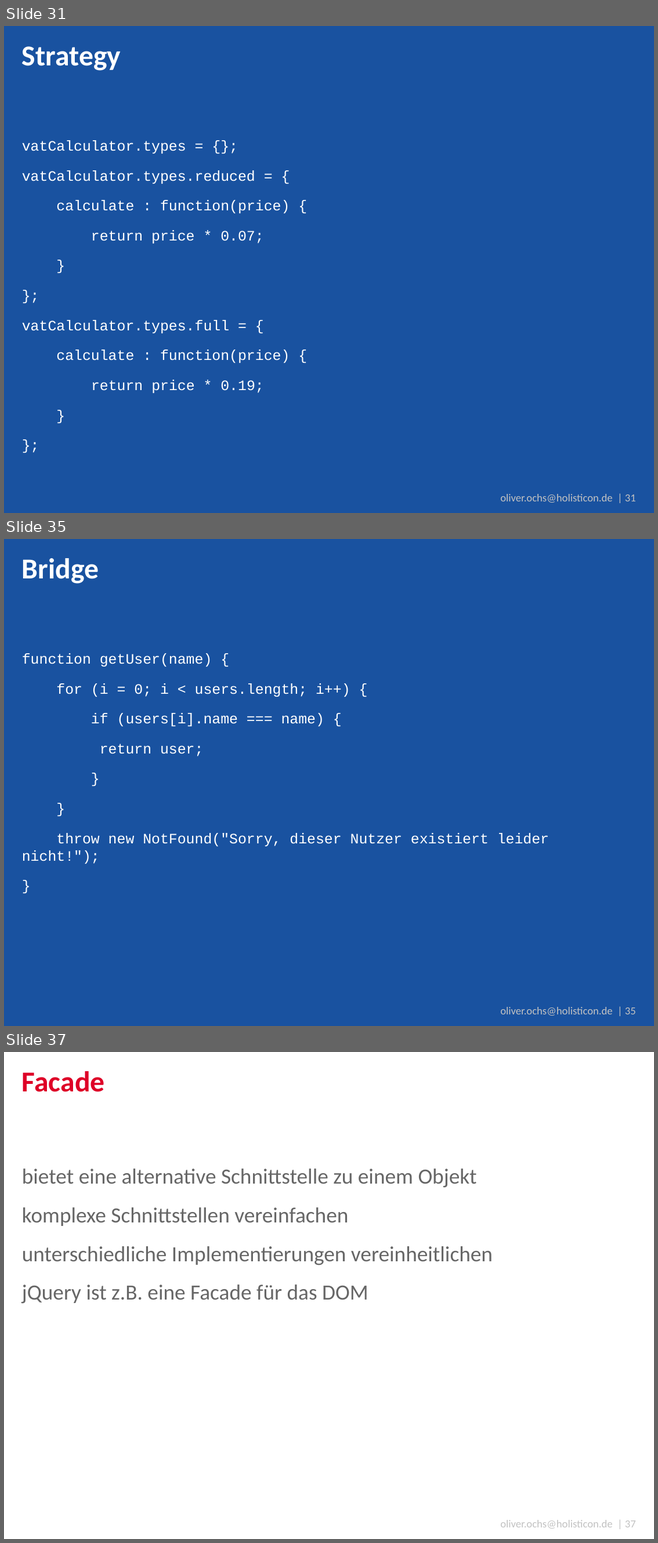
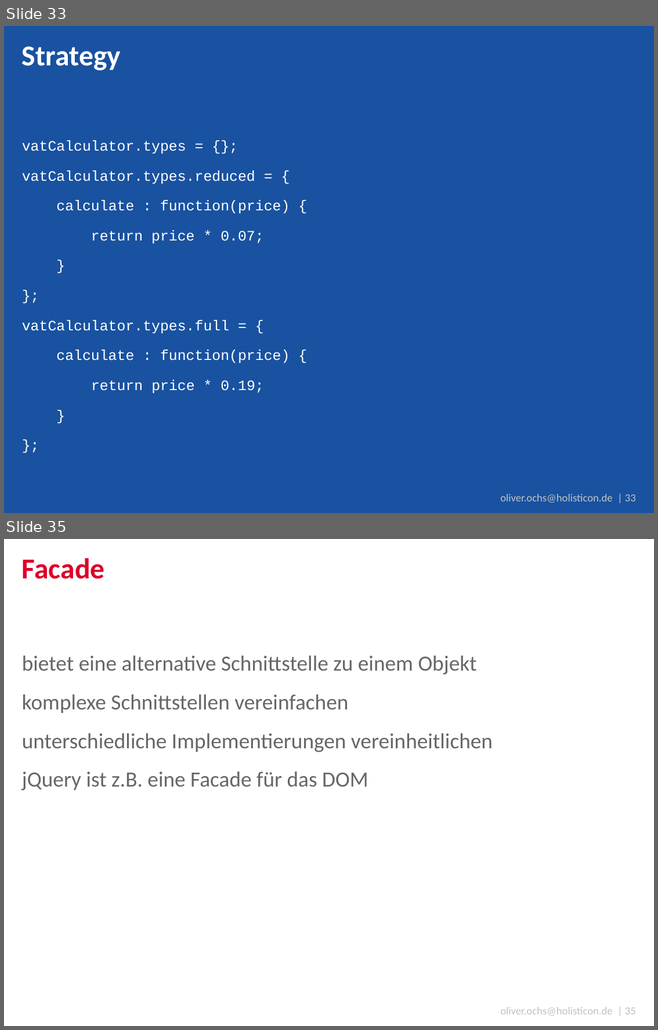
Before and after one commit to simonox/js-workshop, a slide deck: Tag 2.pptx. Shown one above the other, each under a label of ours: slides 31, 35 and 37 before the commit, slides 33 and 35 after it; the slides between them are not shown. The pictures are 658x1543 and 658x1030 pixels, drawn with LibreOffice and Linux fonts; fonts in the diff are those of the drawing; background and template pictures are left out. Boxes give left, top, right and bottom in pixels: in the first picture for what was removed or moved away, otherwise in the second. Text is boxed around its words. In the diff, an @@ line names an element or a change of style, - is before the commit and + after.

```diff
--- a/Tag 2.pptx
+++ b/Tag 2.pptx
@@ slide 35 removed at [4,539,654,1026], background #1952A0; not listed: 1 template element that a slide beside it also shows @@
@@ title removed at [22,558,99,584] @@
-Bridge
@@ text removed at [22,653,549,864] @@
-function getUser(name) {
-for (i = 0; i < users.length; i++) {
-if (users[i].name === name) {
-return user;
-}
-}
-throw new NotFound("Sorry, dieser Nutzer existiert leider nicht!");
-}
@@ what was slide 31 is now slide 33 @@
@@ text at [500,494,636,503]: text changed @@
-oliver.ochs@holisticon.de | 31
+oliver.ochs@holisticon.de | 33
@@ what was slide 37 is now slide 35 @@
@@ text at [500,1007,636,1016]: text changed @@
-oliver.ochs@holisticon.de | 37
+oliver.ochs@holisticon.de | 35
```
Also in this commit, not shown: 3 slides changed, 2 slides added, 10 other slides removed.
